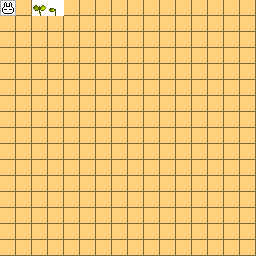
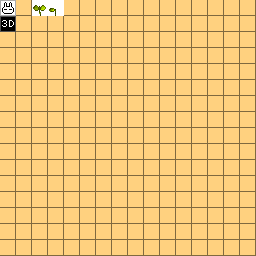
Layers edited between the first and the second w=256, h=256 image:
added layer "3D" above "图层 6" over [2, 20, 14, 27]
added layer "图层 6" above "图层 4" over [0, 16, 16, 32]
painted on "图层 4" over [0, 16, 16, 32]
